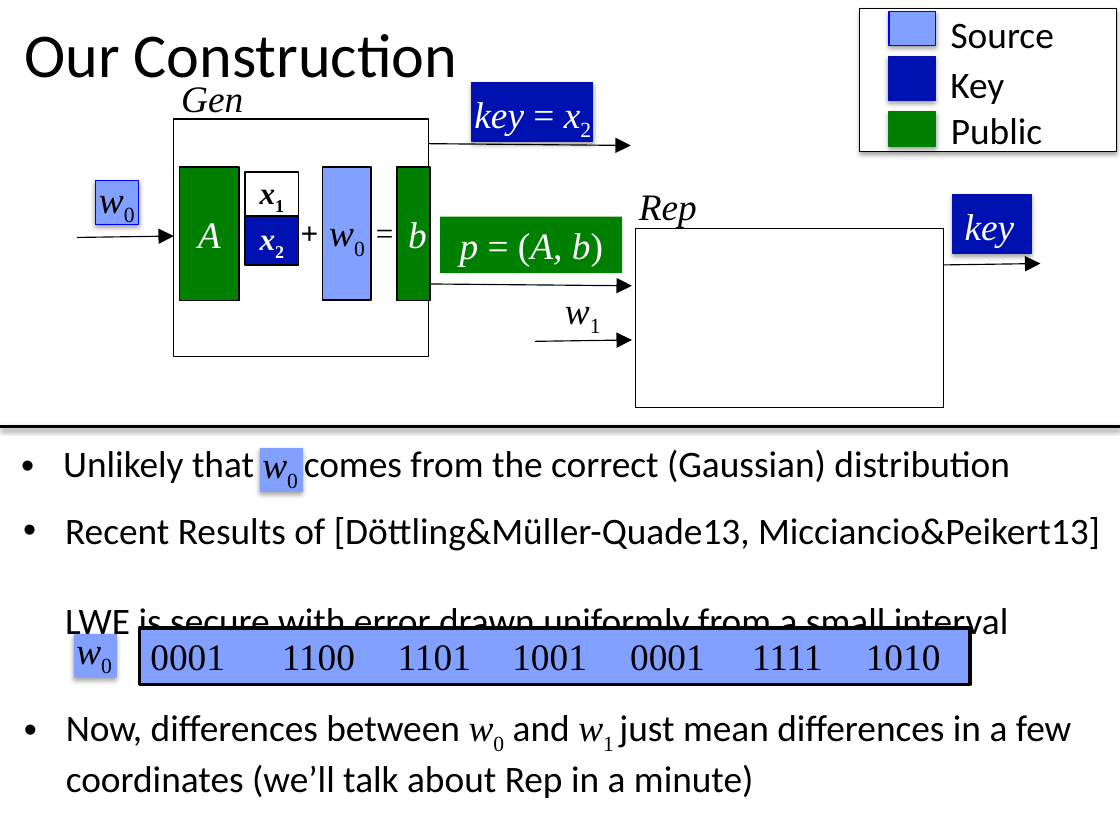
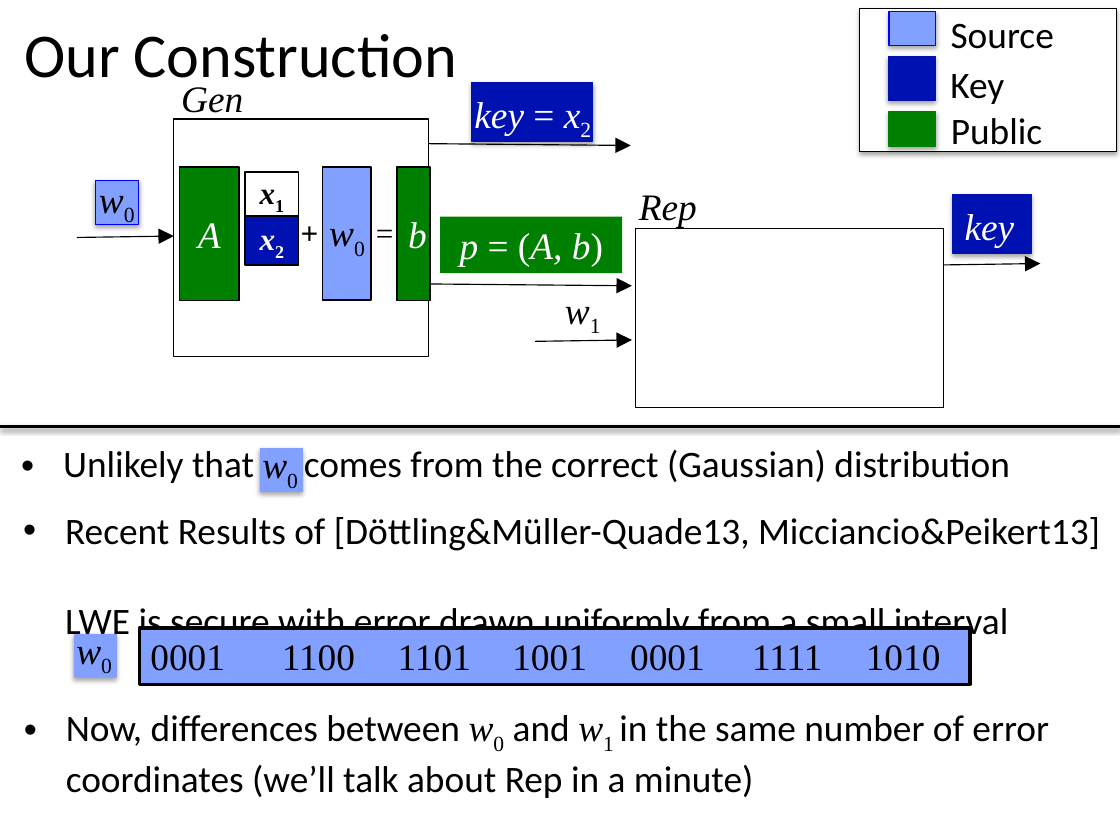
Before and after one commit to xianruimeng/comp-fuzzy-ext, a slide deck: slide 34 of ComputationalFuzzyExtractors-Asiacrypt.pptx (slide 22 before the commit). Drawn at 1120x840 pixels with LibreOffice and Linux fonts; fonts in the diff are those of the drawing. Boxes give left, top, right and bottom in pixels: in the first picture for what was removed or moved away, otherwise in the second. Text is boxed around its words. In the diff, an @@ line names an element or a change of style, - is before the commit and + after.

```diff
--- a/ComputationalFuzzyExtractors-Asiacrypt.pptx
+++ b/ComputationalFuzzyExtractors-Asiacrypt.pptx
@@ text at (x1=66, y1=715, x2=1049, y2=798): text changed @@
-• Now, differences between w0 and w1 just mean differences in a few coordinates (we’ll talk about Rep in a minute)
+• Now, differences between w0 and w1 in the same number of error coordinates (we’ll talk about Rep in a minute)
```
Also in this commit, not shown: 15 other slides changed, 3 slides added.
